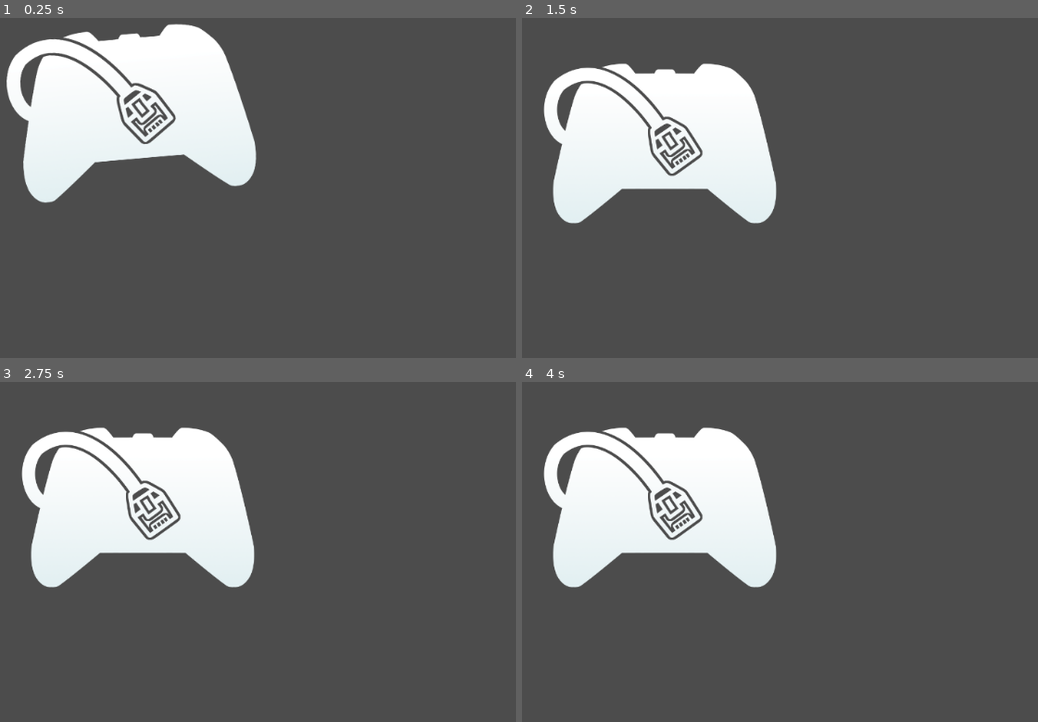
Above: before the commit, frames 1-4 (two rows, left to right).
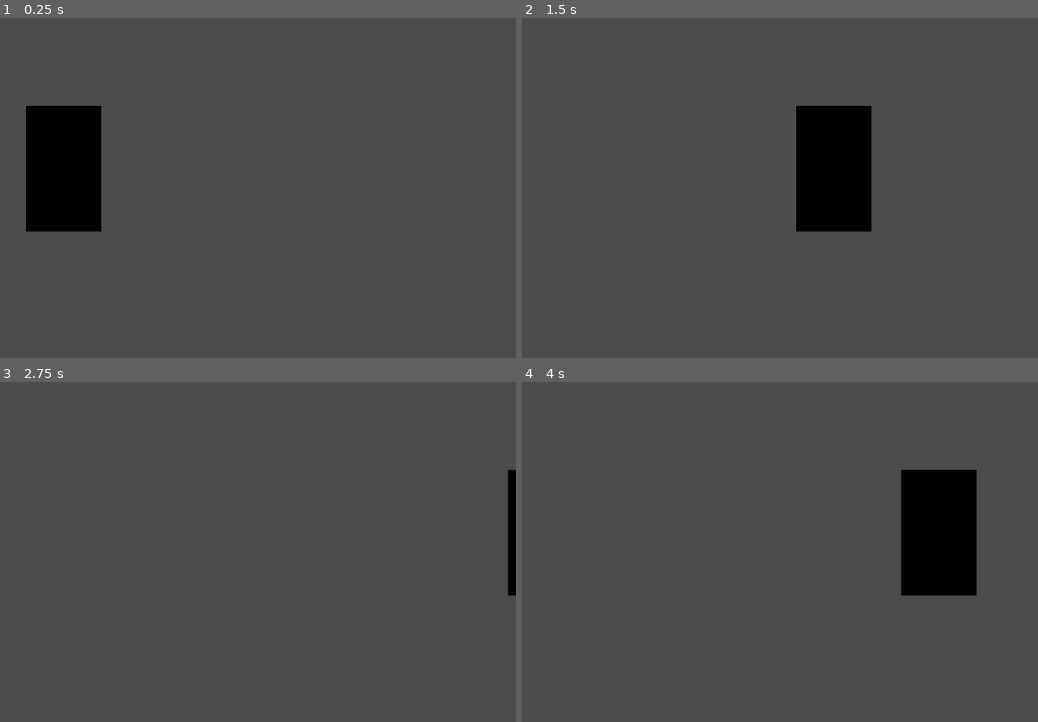
Above: after the commit, the same moments.

Repository: stany033/nature
Game: Godot game, scene res://scenes/MainGame.tscn
Same seed, same stepped clock (60 frames per second), same inputs: the game is played once before the commit and once after it. Before the commit the project starts from res://scenes/Intro.tscn.
Inputs (mouse positions are in pixels of both pictures, inside the frame that each line leads up to):
- Up to frame 1 (0.25 s): no input
- Up to frame 2 (1.5 s): tap Enter at 0.5 s; move the mouse to (831, 120) at 0.52 s; hold Right 0.53-1.25 s; tap Tab at 0.6 s; click (831, 120) at 0.67 s; tap Space at 0.77 s; drag from (outside the picture) to (630, 228) at 1.27 s
- Up to frame 3 (2.75 s): tap Space at 2 s; move the mouse to (221, 409) at 2.02 s; hold Right from 2.03 s (still down); tap Enter at 2.1 s
- Up to frame 4 (4 s): release Right at 2.75 s; drag from (630, 592) to (outside the picture) at 2.77 s; tap Enter at 3.5 s; move the mouse to (888, 569) at 3.52 s; hold Left from 3.53 s (still down); tap Delete at 3.6 s; tap Space at 3.77 s

The runs differ from the first frame. In frame 1, 19% of the frame differs, in the area x 1-50%, y 1-63%; in frame 2, 21%; in frame 3, 16%; in frame 4, 21%, in the area x 4-89%, y 13-63%.

Commit message:
Simple character controller

Diff:
--- a/project.godot
+++ b/project.godot
@@ -51,7 +51,7 @@
 [application]
 
 config/name="Boilerplate"
-run/main_scene="res://scenes/Intro.tscn"
+run/main_scene="res://scenes/MainGame.tscn"
 config/icon="res://icon.png"
 
 [autoload]
@@ -66,6 +66,37 @@
 
 scene=false
 
+[input]
+
+left={
+"deadzone": 0.5,
+"events": [ Object(InputEventKey,"resource_local_to_scene":false,"resource_name":"","device":0,"alt":false,"shift":false,"control":false,"meta":false,"command":false,"pressed":false,"scancode":16777231,"physical_scancode":0,"unicode":0,"echo":false,"script":null)
+, Object(InputEventJoypadButton,"resource_local_to_scene":false,"resource_name":"","device":0,"button_index":14,"pressure":0.0,"pressed":false,"script":null)
+, Object(InputEventJoypadMotion,"resource_local_to_scene":false,"resource_name":"","device":0,"axis":0,"axis_value":-1.0,"script":null)
+ ]
+}
+right={
+"deadzone": 0.5,
+"events": [ Object(InputEventKey,"resource_local_to_scene":false,"resource_name":"","device":0,"alt":false,"shift":false,"control":false,"meta":false,"command":false,"pressed":false,"scancode":16777233,"physical_scancode":0,"unicode":0,"echo":false,"script":null)
+, Object(InputEventJoypadButton,"resource_local_to_scene":false,"resource_name":"","device":0,"button_index":15,"pressure":0.0,"pressed":false,"script":null)
+, Object(InputEventJoypadMotion,"resource_local_to_scene":false,"resource_name":"","device":0,"axis":0,"axis_value":1.0,"script":null)
+ ]
+}
+up={
+"deadzone": 0.5,
+"events": [ Object(InputEventKey,"resource_local_to_scene":false,"resource_name":"","device":0,"alt":false,"shift":false,"control":false,"meta":false,"command":false,"pressed":false,"scancode":16777232,"physical_scancode":0,"unicode":0,"echo":false,"script":null)
+, Object(InputEventJoypadButton,"resource_local_to_scene":false,"resource_name":"","device":0,"button_index":12,"pressure":0.0,"pressed":false,"script":null)
+, Object(InputEventJoypadMotion,"resource_local_to_scene":false,"resource_name":"","device":0,"axis":1,"axis_value":-1.0,"script":null)
+ ]
+}
+down={
+"deadzone": 0.5,
+"events": [ Object(InputEventKey,"resource_local_to_scene":false,"resource_name":"","device":0,"alt":false,"shift":false,"control":false,"meta":false,"command":false,"pressed":false,"scancode":16777234,"physical_scancode":0,"unicode":0,"echo":false,"script":null)
+, Object(InputEventJoypadButton,"resource_local_to_scene":false,"resource_name":"","device":0,"button_index":13,"pressure":0.0,"pressed":false,"script":null)
+, Object(InputEventJoypadMotion,"resource_local_to_scene":false,"resource_name":"","device":0,"axis":1,"axis_value":1.0,"script":null)
+ ]
+}
+
 [physics]
 
 common/enable_pause_aware_picking=true
--- /dev/null
+++ b/scenes/MainGame.tscn
@@ -0,0 +1,8 @@
+[gd_scene load_steps=2 format=2]
+
+[ext_resource path="res://scenes/characters/Character.tscn" type="PackedScene" id=1]
+
+[node name="MainGame" type="Node2D"]
+
+[node name="Character" parent="." instance=ExtResource( 1 )]
+position = Vector2( 399, 338 )
--- /dev/null
+++ b/scenes/characters/Character.tscn
@@ -0,0 +1,52 @@
+[gd_scene load_steps=4 format=2]
+
+[ext_resource path="res://assets/sprites/character/placeholder.png" type="Texture" id=1]
+
+[sub_resource type="GDScript" id=2]
+script/source = "extends KinematicBody2D
+
+var MAX_SPEED = 500
+var ACCELERATION = 4000
+var motion = Vector2.ZERO
+
+#
+# MOVEMENT LOGIC
+#
+
+func _physics_process(delta):
+	var axis = get_input_axis()
+	if axis == Vector2.ZERO:
+		apply_friction((ACCELERATION * 2) * delta)
+	else:
+		apply_movement(axis * ACCELERATION * delta)
+	motion = move_and_slide(motion)
+
+func get_input_axis():
+	var axis = Vector2.ZERO
+	axis.x = int(Input.is_action_pressed(\"right\")) - int(Input.is_action_pressed(\"left\"))
+	axis.y = int(Input.is_action_pressed(\"down\")) - int(Input.is_action_pressed(\"up\"))
+	return axis.normalized()
+
+func apply_friction(amount):
+	if motion.length() > amount:
+		motion -= motion.normalized() * amount
+	else:
+		motion = Vector2.ZERO
+
+func apply_movement(acceleration):
+	motion += acceleration
+	motion = motion.clamped(MAX_SPEED)
+"
+
+[sub_resource type="CapsuleShape2D" id=1]
+radius = 41.0
+height = 76.0
+
+[node name="Character" type="KinematicBody2D"]
+script = SubResource( 2 )
+
+[node name="Sprite" type="Sprite" parent="."]
+texture = ExtResource( 1 )
+
+[node name="Collision" type="CollisionShape2D" parent="."]
+shape = SubResource( 1 )
Binary file added: assets/sprites/character/placeholder-dash.png
Not shown, added: assets/sprites/character/placeholder-dash.png.import
Binary file added: assets/sprites/character/placeholder-parry.png
Not shown, added: assets/sprites/character/placeholder-parry.png.import
Binary file added: assets/sprites/character/placeholder.png
Not shown, added: assets/sprites/character/placeholder.png.import
